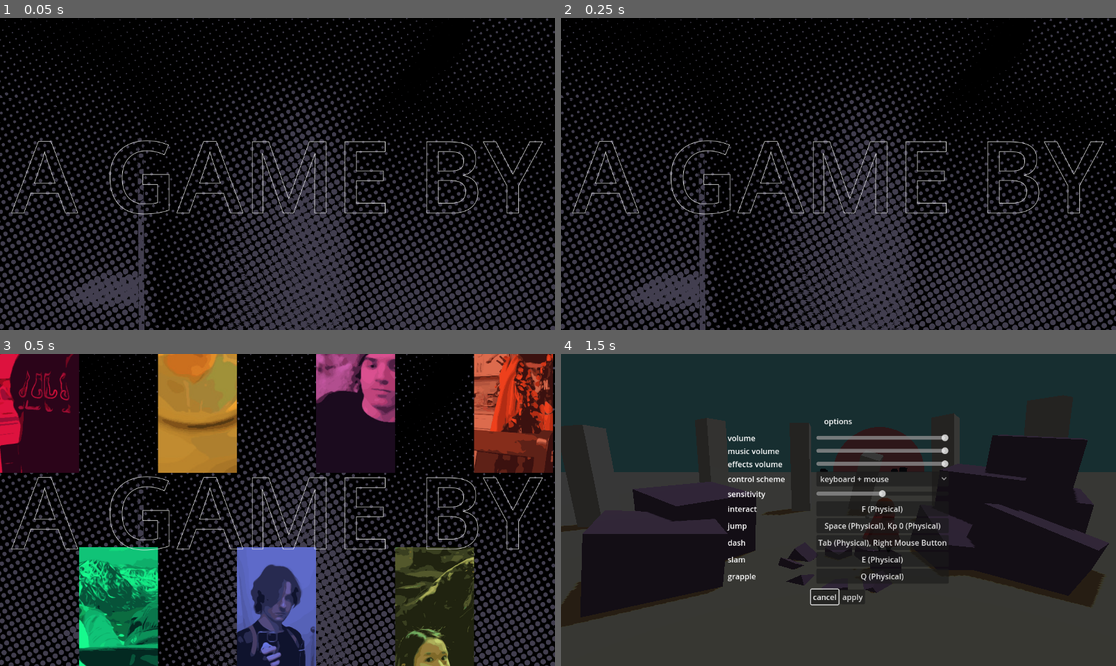
Above: before the commit, frames 1-4 (two rows, left to right).
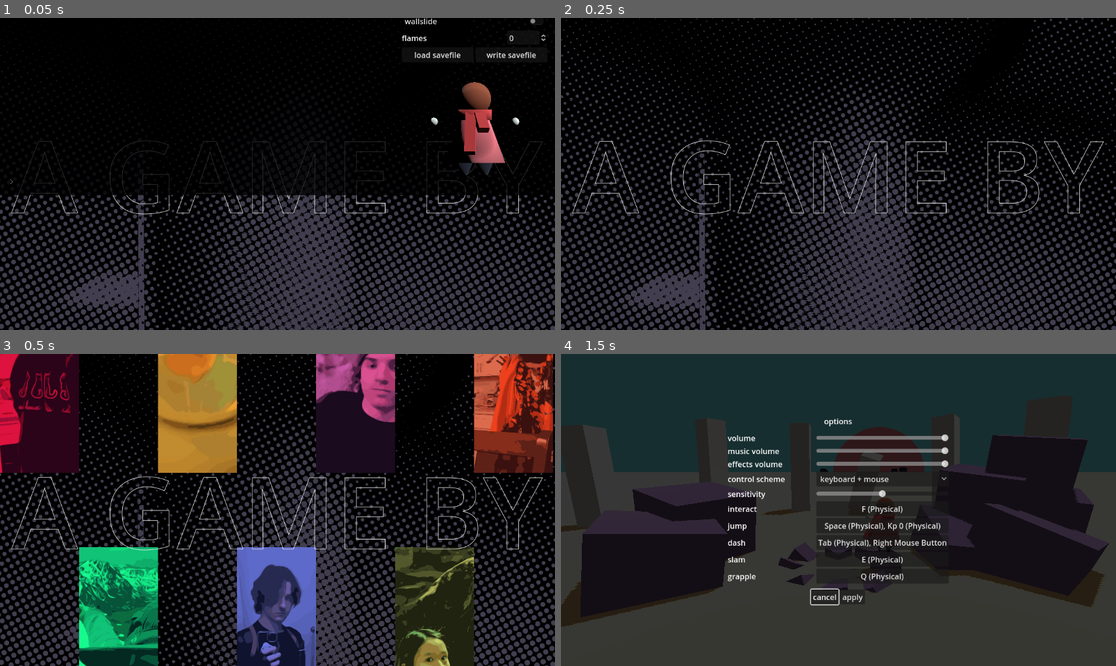
Above: after the commit, the same moments.

Repository: PillarQuestionMark/PillarQuestionMarkGame
Game: Godot game, scene res://Scenes/screens/photo_splash_screen/photo_splash_screen.tscn
Same seed, same stepped clock (60 frames per second), same inputs: the game is played once before the commit and once after it. Sound files missing from this copy of the repository are replaced by a short silence.
Inputs (mouse positions are in pixels of both pictures, inside the frame that each line leads up to):
- Up to frame 1 (0.05 s): no input
- Up to frame 2 (0.25 s): no input
- Up to frame 3 (0.5 s): no input
- Up to frame 4 (1.5 s): tap Enter (ui_accept) at 0.5 s; move the mouse to (960, 494) at 0.52 s; hold D (move_right) 0.53-1.25 s; tap Tab (dash) at 0.6 s; click (960, 494) at 0.67 s; tap Space (jump) at 0.77 s; drag from (727, 525) to (810, 572) at 1.27 s

The runs differ from the first frame. In frame 1, 10% of the frame differs, in the area x 0-100%, y 0-57%; in frame 2, nothing differs; in frame 3, nothing differs; in frame 4, nothing differs.

Commit message:
fixed dev console
no longer shows in fullscreen when not showing

Diff:
--- a/Autoload/event_bus.gd
+++ b/Autoload/event_bus.gd
@@ -17,6 +17,7 @@
 
 ## used to get current island id without a connection to the Scene
 signal request_island_id(return_function : Callable)
+
 ## Used for updating sensitivity
 signal sensitivity_update()
 
--- a/Scenes/screens/dev_console_screen/dev_console_screen.tscn
+++ b/Scenes/screens/dev_console_screen/dev_console_screen.tscn
@@ -27,6 +27,8 @@
 anchors_preset = 15
 anchor_right = 1.0
 anchor_bottom = 1.0
+offset_top = -44.0
+offset_bottom = 44.0
 grow_horizontal = 2
 grow_vertical = 2
 theme_override_styles/panel = SubResource("StyleBoxFlat_oo4ou")
--- a/Scenes/screens/dev_console_screen/panel_container.gd
+++ b/Scenes/screens/dev_console_screen/panel_container.gd
@@ -11,6 +11,7 @@
 # Called when the node enters the scene tree for the first time.
 func _ready() -> void:
 	position.y = -size.y
+	_hide()
 
 	tween.tween_callback(func():) # do nothing, prevent error about tween starting with no tweeners
 
